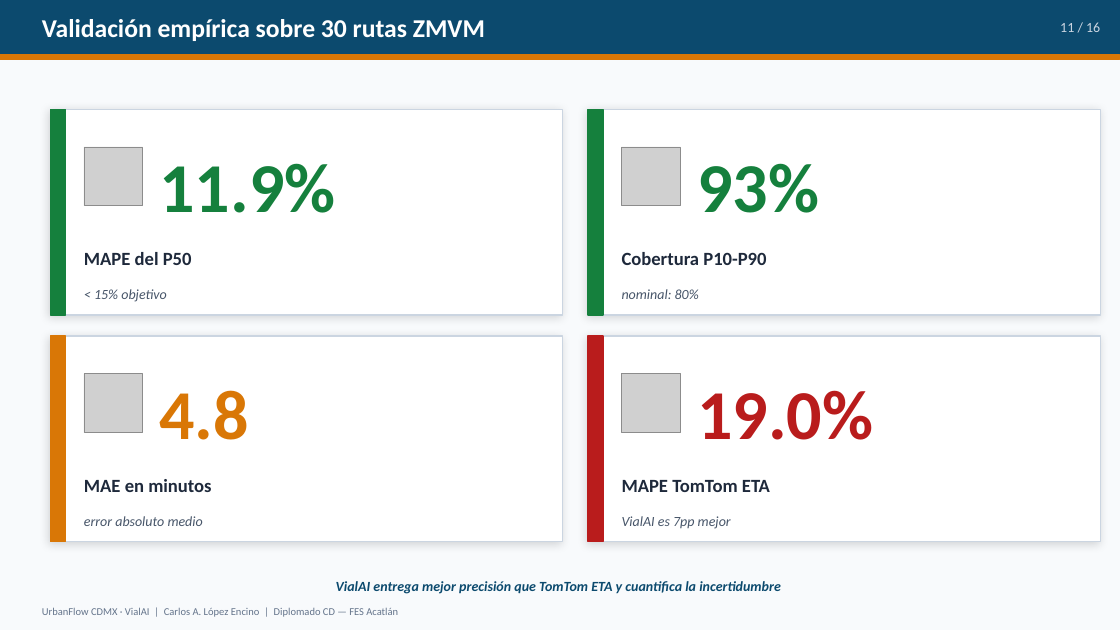
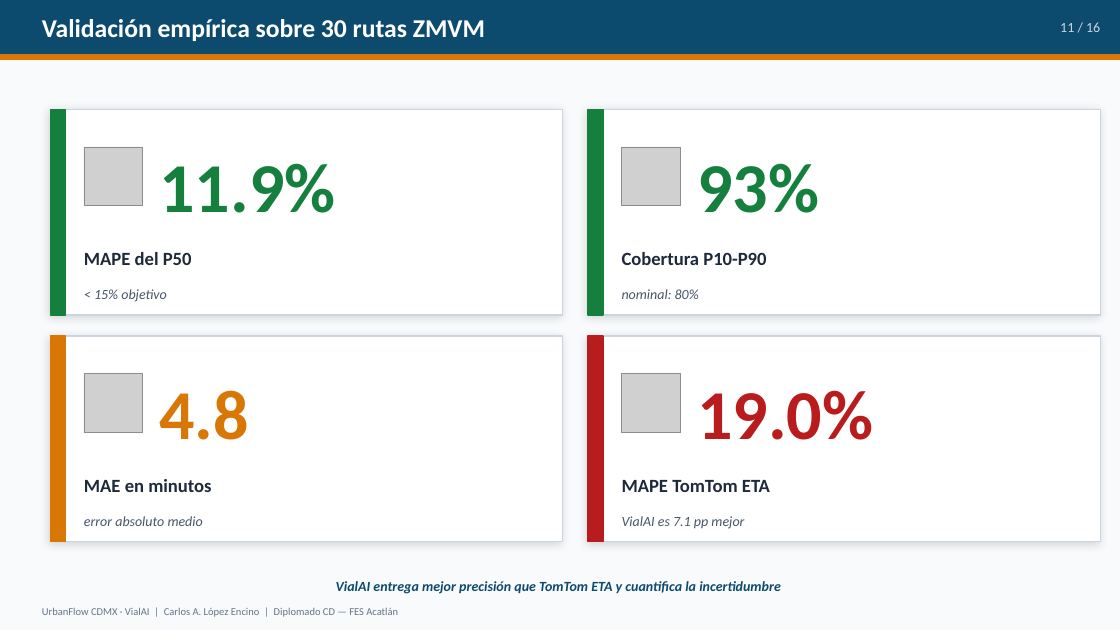
Before and after one commit to caledelta/UrbanFlow_CDMX, a slide deck: slide 11 of docs/UrbanFlow_CDMX_Presentacion.pptx. Drawn at 1120x630 pixels with LibreOffice and Linux fonts; fonts in the diff are those of the drawing; grey boxes stand for pictures. Boxes give left, top, right and bottom in pixels: in the first picture for what was removed or moved away, otherwise in the second. Text is boxed around its words. In the diff, an @@ line names an element or a change of style, - is before the commit and + after.

```diff
--- a/docs/UrbanFlow_CDMX_Presentacion.pptx
+++ b/docs/UrbanFlow_CDMX_Presentacion.pptx
@@ text at (622, 516, 744, 529): text changed @@
-VialAI es 7pp mejor
+VialAI es 7.1 pp mejor
```
Also in this commit, not shown: 3 other slides changed.
